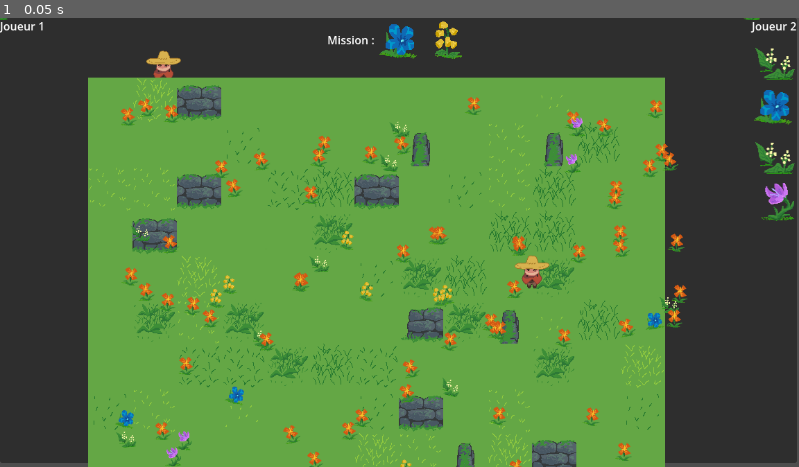
Above: before the commit, frame 1.
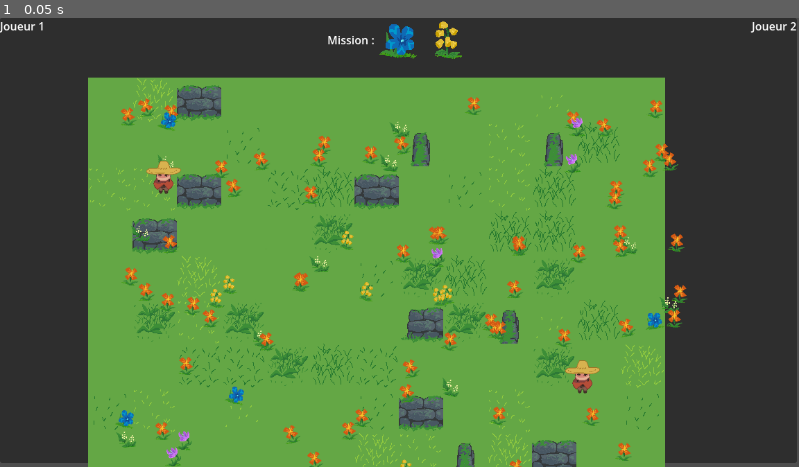
Above: after the commit, the same moment.

Repository: FablabMurat/2025GameJamCantal-1
Game: Godot game, scene res://root.tscn
The game is run twice, just before and just after one commit, with the same random seed, the same clock (stepped at 60 frames per second) and the same inputs.
Inputs:
- Up to frame 1 (0.05 s): no input

The runs differ from the first frame. In frame 1, 1.5% of the frame differs, in the area x 0-100%, y 0-84%.

Commit message:
resolution problem collision joueurs (chapeau invisible) + ajout controles joueur 2

Diff:
--- a/perso.tscn
+++ b/perso.tscn
@@ -65,12 +65,9 @@
 "speed": 5.0
 }]
 
-[sub_resource type="CircleShape2D" id="CircleShape2D_cvuxe"]
-radius = 205.156
-
-[sub_resource type="CapsuleShape2D" id="CapsuleShape2D_2sg6a"]
-radius = 107.0
-height = 790.0
+[sub_resource type="CapsuleShape2D" id="CapsuleShape2D_3iuav"]
+radius = 12.0
+height = 50.0
 
 [node name="Perso" type="CharacterBody2D" groups=["perso"]]
 y_sort_enabled = true
@@ -81,19 +78,14 @@
 script = ExtResource("1_bcq8j")
 
 [node name="AnimatedSprite2D" type="AnimatedSprite2D" parent="."]
-position = Vector2(0, -357)
+position = Vector2(0, -50)
 sprite_frames = SubResource("SpriteFrames_ips43")
-animation = &"dos"
+animation = &"cote"
 
 [node name="CollisionShape2D" type="CollisionShape2D" parent="."]
-position = Vector2(-9, -205)
-shape = SubResource("CircleShape2D_cvuxe")
-
-[node name="CollisionShape2D2" type="CollisionShape2D" parent="."]
-visible = false
-position = Vector2(9, -478)
+position = Vector2(0, -7)
 rotation = 1.5708
-shape = SubResource("CapsuleShape2D_2sg6a")
+shape = SubResource("CapsuleShape2D_3iuav")
 
 [node name="StunTimer" type="Timer" parent="."]
 
--- a/project.godot
+++ b/project.godot
@@ -19,19 +19,23 @@
 
 move_right_1={
 "deadzone": 0.5,
-"events": []
+"events": [Object(InputEventKey,"resource_local_to_scene":false,"resource_name":"","device":-1,"window_id":0,"alt_pressed":false,"shift_pressed":false,"ctrl_pressed":false,"meta_pressed":false,"pressed":false,"keycode":0,"physical_keycode":68,"key_label":0,"unicode":100,"location":0,"echo":false,"script":null)
+]
 }
 move_left_1={
 "deadzone": 0.5,
-"events": []
+"events": [Object(InputEventKey,"resource_local_to_scene":false,"resource_name":"","device":-1,"window_id":0,"alt_pressed":false,"shift_pressed":false,"ctrl_pressed":false,"meta_pressed":false,"pressed":false,"keycode":0,"physical_keycode":65,"key_label":0,"unicode":97,"location":0,"echo":false,"script":null)
+]
 }
 move_up_1={
 "deadzone": 0.5,
-"events": []
+"events": [Object(InputEventKey,"resource_local_to_scene":false,"resource_name":"","device":-1,"window_id":0,"alt_pressed":false,"shift_pressed":false,"ctrl_pressed":false,"meta_pressed":false,"pressed":false,"keycode":0,"physical_keycode":87,"key_label":0,"unicode":119,"location":0,"echo":false,"script":null)
+]
 }
 move_down_1={
 "deadzone": 0.5,
-"events": []
+"events": [Object(InputEventKey,"resource_local_to_scene":false,"resource_name":"","device":-1,"window_id":0,"alt_pressed":false,"shift_pressed":false,"ctrl_pressed":false,"meta_pressed":false,"pressed":false,"keycode":0,"physical_keycode":83,"key_label":0,"unicode":115,"location":0,"echo":false,"script":null)
+]
 }
 move_right_2={
 "deadzone": 0.5,
Not shown: 1 places in perso.tscn that only renumber resources
